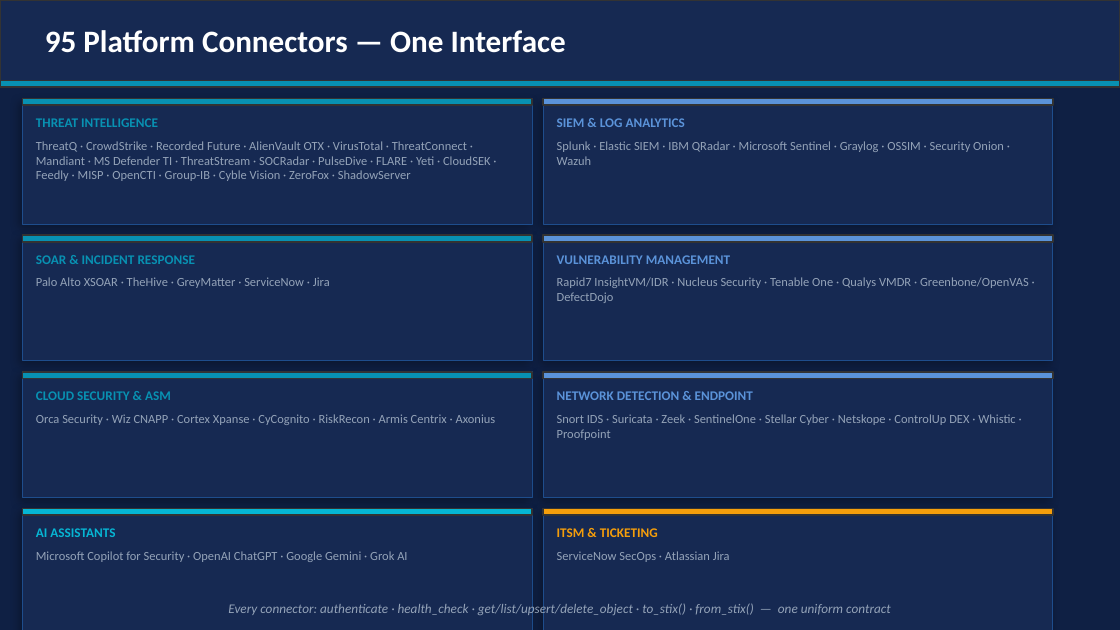
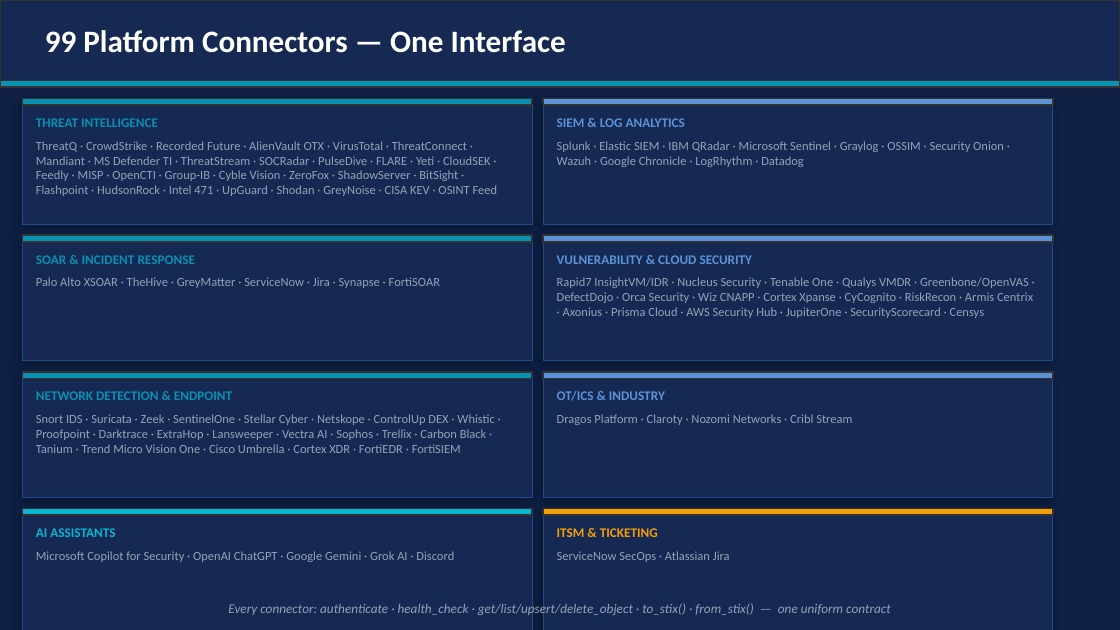
Before and after one commit to wrhalpin/GNAT, a slide deck: slide 5 of GNAT-Presentation.pptx. Drawn at 1120x630 pixels with LibreOffice and Linux fonts; fonts in the diff are those of the drawing. Boxes give left, top, right and bottom in pixels: in the first picture for what was removed or moved away, otherwise in the second. Text is boxed around its words. In the diff, an @@ line names an element or a change of style, - is before the commit and + after.

```diff
--- a/GNAT-Presentation.pptx
+++ b/GNAT-Presentation.pptx
@@ text at (45, 30, 566, 53): text changed @@
-95 Platform Connectors — One Interface
+99 Platform Connectors — One Interface
@@ text at (36, 141, 498, 196): text changed @@
-ThreatQ · CrowdStrike · Recorded Future · AlienVault OTX · VirusTotal · ThreatConnect · Mandiant · MS Defender TI · ThreatStream · SOCRadar · PulseDive · FLARE · Yeti · CloudSEK · Feedly · MISP · OpenCTI · Group-IB · Cyble Vision · ZeroFox · ShadowServer
+ThreatQ · CrowdStrike · Recorded Future · AlienVault OTX · VirusTotal · ThreatConnect · Mandiant · MS Defender TI · ThreatStream · SOCRadar · PulseDive · FLARE · Yeti · CloudSEK · Feedly · MISP · OpenCTI · Group-IB · Cyble Vision · ZeroFox · ShadowServer · BitSight · Flashpoint · HudsonRock · Intel 471 · UpGuard · Shodan · GreyNoise · CISA KEV · OSINT Feed
@@ text at (557, 141, 1004, 167): text changed @@
-Splunk · Elastic SIEM · IBM QRadar · Microsoft Sentinel · Graylog · OSSIM · Security Onion · Wazuh
+Splunk · Elastic SIEM · IBM QRadar · Microsoft Sentinel · Graylog · OSSIM · Security Onion · Wazuh · Google Chronicle · LogRhythm · Datadog
@@ text at (557, 255, 753, 264): text changed @@
-VULNERABILITY MANAGEMENT
+VULNERABILITY & CLOUD SECURITY
@@ text at (36, 277, 440, 288): text changed @@
-Palo Alto XSOAR · TheHive · GreyMatter · ServiceNow · Jira
+Palo Alto XSOAR · TheHive · GreyMatter · ServiceNow · Jira · Synapse · FortiSOAR
@@ text at (557, 277, 1033, 318): text changed @@
-Rapid7 InsightVM/IDR · Nucleus Security · Tenable One · Qualys VMDR · Greenbone/OpenVAS · DefectDojo
+Rapid7 InsightVM/IDR · Nucleus Security · Tenable One · Qualys VMDR · Greenbone/OpenVAS · DefectDojo · Orca Security · Wiz CNAPP · Cortex Xpanse · CyCognito · RiskRecon · Armis Centrix · Axonius · Prisma Cloud · AWS Security Hub · JupiterOne · SecurityScorecard · Censys
@@ text at (36, 391, 232, 400): text changed @@
-CLOUD SECURITY & ASM
+NETWORK DETECTION & ENDPOINT
@@ text at (36, 414, 494, 453): text changed @@
-Orca Security · Wiz CNAPP · Cortex Xpanse · CyCognito · RiskRecon · Armis Centrix · Axonius
+Snort IDS · Suricata · Zeek · SentinelOne · Stellar Cyber · Netskope · ControlUp DEX · Whistic · Proofpoint · Darktrace · ExtraHop · Lansweeper · Vectra AI · Sophos · Trellix · Carbon Black · Tanium · Trend Micro Vision One · Cisco Umbrella · Cortex XDR · FortiEDR · FortiSIEM
@@ text at (557, 391, 665, 401): text changed @@
-NETWORK DETECTION & ENDPOINT
+OT/ICS & INDUSTRY
@@ text at (557, 414, 852, 425): text changed @@
-Snort IDS · Suricata · Zeek · SentinelOne · Stellar Cyber · Netskope · ControlUp DEX · Whistic · Proofpoint
+Dragos Platform · Claroty · Nozomi Networks · Cribl Stream
@@ text at (36, 551, 454, 562): text changed @@
-Microsoft Copilot for Security · OpenAI ChatGPT · Google Gemini · Grok AI
+Microsoft Copilot for Security · OpenAI ChatGPT · Google Gemini · Grok AI · Discord
```
Also in this commit, not shown: 8 other slides changed, 1 other file.
